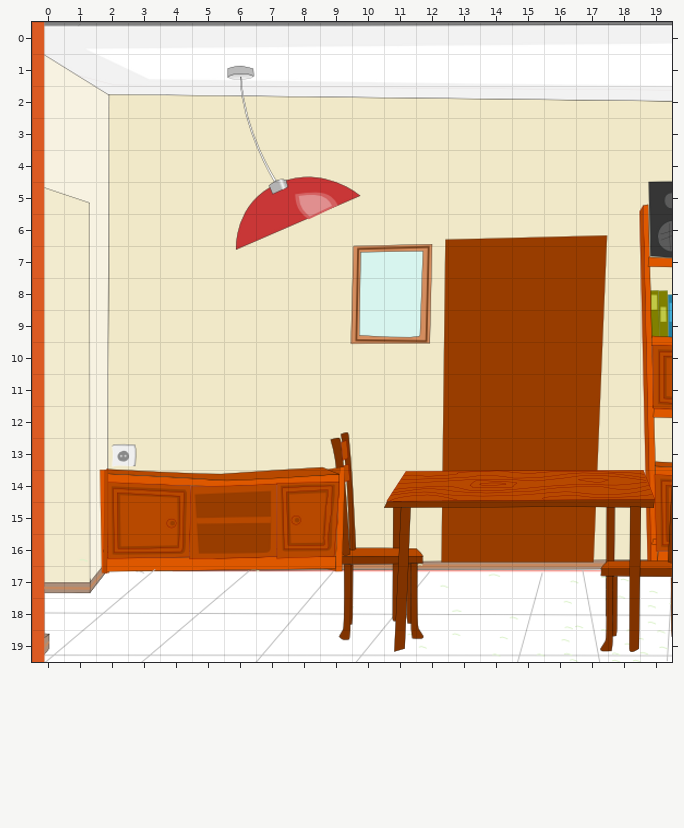
A Tiled map gets an edit: data/escena_02/escena_02.tmx. The picture above is the old version.
Cells are 32x32 px. Shown: x 0..19, y 0..19.
Once edited:
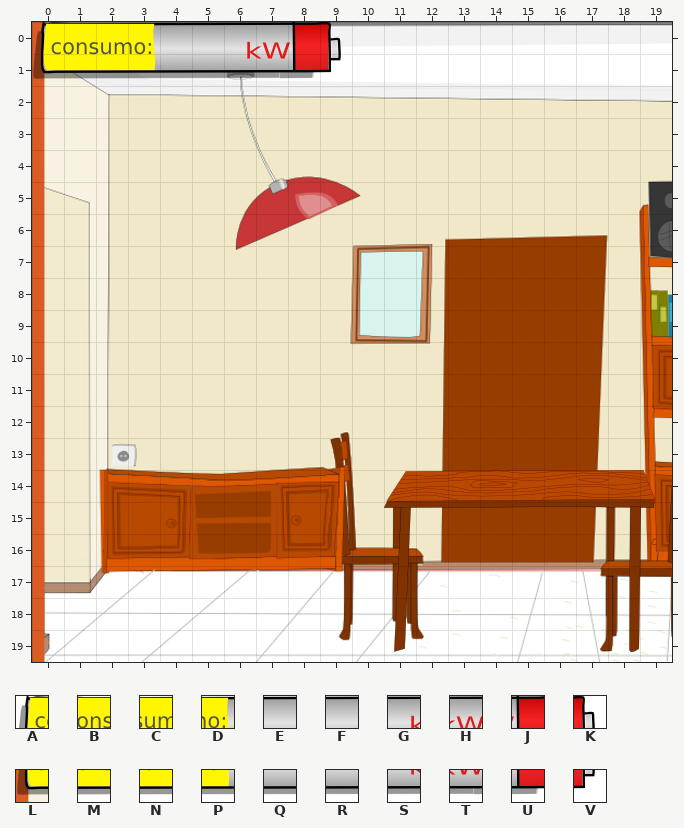
Key: from "pila": A 0, B 1, C 2, D 3, E 4, F 5, G 6, H 7, J 8, K 9, L 10, M 11, N 12, P 13, Q 14, R 15, S 16, T 17, U 18, V 19.
_ is an empty cell, . an unchanged one.
See-through tiles are keyed as they look on the map.
The edit:
--- layer "background_e02 #2"
@@ x 0..9 @@
- 0 __________
- 1 __________
+ 0 ABCDEFGHJK
+ 1 LMNPQRSTUV
